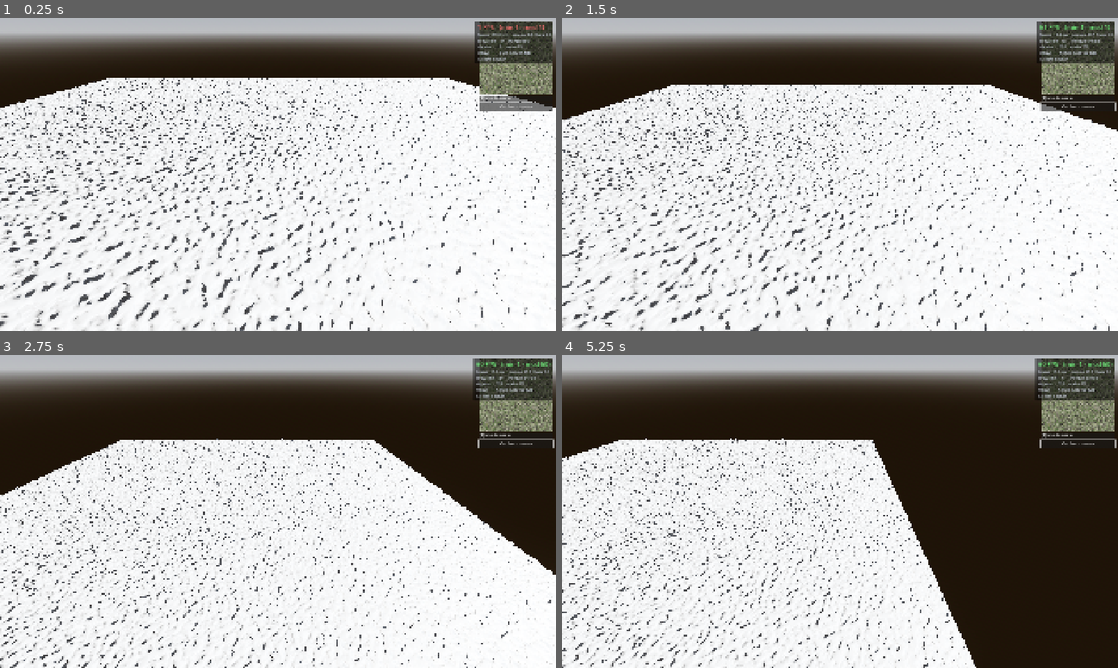
Above: before the commit, frames 1-4 (two rows, left to right).
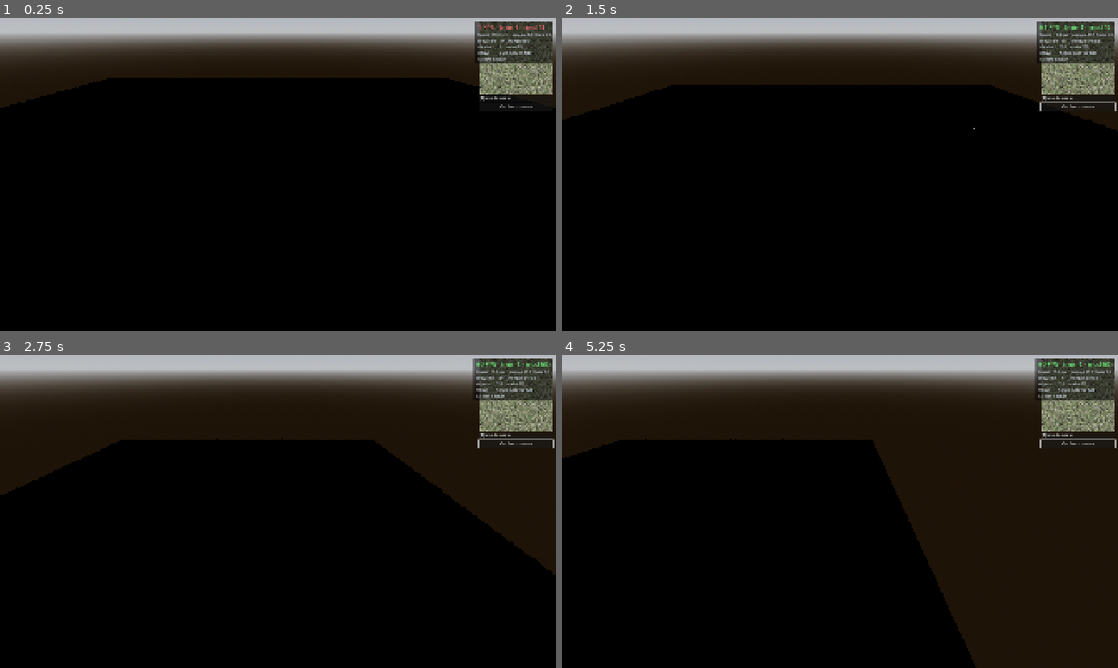
Above: after the commit, the same moments.

Repository: DAMSanti/History-of-Man
Game: Godot game, scene res://scenes/demo_main.tscn
The game is run twice, just before and just after one commit, with the same random seed, the same clock (stepped at 60 frames per second) and the same inputs. This scene is started directly instead of the project's main scene.
Inputs (mouse positions are in pixels of both pictures, inside the frame that each line leads up to):
- Up to frame 1 (0.25 s): no input
- Up to frame 2 (1.5 s): click "Ver la comarca" at 0.5 s; tap Enter at 1.25 s; move the mouse to (962, 158) at 1.27 s; hold D (move_right) from 1.28 s (still down); hold Q from 1.28 s (still down); click (962, 158) at 1.42 s
- Up to frame 3 (2.75 s): tap Space at 1.52 s; release D (move_right) at 2 s; release Q at 2 s; drag from (166, 527) to (250, 574) at 2.02 s
- Up to frame 4 (5.25 s): tap Space at 2.75, 4.25, 4.52 s; move the mouse to (895, 442) at 2.77 s; hold D (move_right) 2.78-3.5 s; hold Shift 2.78-3.5 s; tap Enter at 3.5 s; drag from (812, 574) to (673, 464) at 3.52 s; move the mouse to (1006, 558) at 4.27 s; hold A (move_left) 4.28-5 s; tap 2 at 4.35 s; drag from (673, 464) to (756, 433) at 5.02 s

The runs differ from the first frame. In frame 1, 79% of the frame differs, in the area x 0-100%, y 19-100%; in frame 2, 76%; in frame 3, 64%; in frame 4, 47%.

Commit message:
G3: la pradera deja de ser césped inglés y pasa a estepa fría
La fotogrametría de la biblioteca está hecha en un prado de junio, y esto es
Cantabria hace quince mil años. El Magdaleniense es estepa fría —herbazal seco,
pardo y ralo— y busqué ese material en CC0: no existe. Con «dry grass» y con
«meadow» la API devuelve cero resultados.

Así que la textura pone la ESTRUCTURA —briznas, matas, tierra asomando— y el
color se gradúa por capa: se desatura hacia el gris de la misma luminancia y
después se tinta. Graduar es lo normal en producción; casi nadie usa el color de
un escaneo en crudo. La paleta va en TerrainLayers junto al asset, como dato y
no como números sueltos dentro del shader.

La primera dosis se quedó corta: con `sat` en 0,42 se conserva casi la mitad del
color original y un verde saturado sobrevive de sobra a eso. La pradera está
ahora en 0,22, o sea casi gris antes de tintar, y es el tinte el que pone el
pajizo.

Y antes de tocar la dosis hubo que descartar que el fallo fuese de fontanería:
`set_shader_parameter` sobre un `vec3[]` no protesta si el tipo no encaja, se
queda sin poner y el array vale cero. UniformProbe lo lee de vuelta. Estaba bien
puesto; el problema era la dosis.

Rock030 sustituye a Rock063 para el roquedo: el anterior venía tan cubierto de
musgo que parecía tapia de finca. La caliza cántabra aflora desnuda y gris; el
musgo lo pone el bosque, no la roca.

TeselaProbe fuerza ahora luz de mediodía sin bruma. La partida arranca a las
06:00 y con niebla, y bajo esa luz no se puede juzgar una paleta: todo sale gris
azulado y cualquier graduación parece la misma. Hace falta una luz de
referencia, igual que para medir hace falta una tanda de referencia.

Queda un problema aparte, y anotado en la sonda: las laderas en sombra salen
casi negras. Se probaron y descartaron cuatro causas —`ssao_intensity` en 2,0,
`ambient_light_energy`, `tonemap_white` en 6,0, y que WeatherView estuviese
pisando el entorno, que sólo toca la niebla—. Ninguna abre las sombras. Lo que
queda es que no hay luz de rebote: con SDFGI apagado, una ladera de espaldas al
sol sólo recibe el cielo. Falta una fuente de luz, no sobra un número, y por eso
ningún ajuste lo arregla. Eso contradice lo que este plan daba por supuesto
—que SDFGI «se nota poco»— y hay que medirlo.

Co-Authored-By: Claude Opus 5 <noreply@anthropic.com>

Diff:
--- a/scripts/TerrainLayers.gd
+++ b/scripts/TerrainLayers.gd
@@ -35,33 +35,69 @@
 ## decorativo: fija la densidad de téxeles y por tanto si la textura se lee como
 ## material o como manchurrón. Los cantos van más finos que la pradera porque
 ## un canto rodado mide un palmo y la mata de hierba no.
+##
+## `tint` y `sat` son la GRADUACIÓN de color, y no son un capricho: la
+## fotogrametría de la biblioteca está hecha en un prado inglés de junio, y esto
+## es Cantabria hace quince mil años. El Magdaleniense es estepa fría —herbazal
+## seco, pardo y ralo, con matorral enano— y ese material no existe en CC0: lo
+## busqué y no está. Así que la textura pone la ESTRUCTURA —briznas, matas, tierra
+## asomando— y el color se gradúa aquí.
+##
+## `sat` es cuánto se conserva del color original (1 = tal cual, 0 = gris) y
+## `tint` lo que se multiplica después. Graduar es lo normal en producción: casi
+## nadie usa el color de un escaneo en crudo.
+##
+## Ver SLICE_PALEOLITICO §8: «estepa fría con bosque de refugio en los valles,
+## no el prado y el eucalipto de hoy».
 const CATALOGUE := {
 	Layer.PRADERA: {
+		# El herbazal de estepa: se le quita la mitad del verde y se le empuja a
+		# pardo pajizo. Es la capa que más manda en pantalla y la que más lejos
+		# estaba de la época.
+		# La dosis importa y la primera se quedó corta: con `sat` en 0,42 se
+		# conserva casi la mitad del color original, y un verde saturado
+		# sobrevive de sobra a eso. Para virar de verde a pajizo hay que
+		# desaturar CASI del todo y dejar que el tinte ponga el color.
 		"name": "Pradera", "asset": "Grass007", "tile_m": 4.0,
+		"tint": Color(1.55, 1.32, 0.66), "sat": 0.22,
 	},
 	Layer.BOSQUE: {
+		# El bosque de refugio sí es verde, pero de abedul y pino en valle
+		# encajado: más oscuro y más frío que un prado a pleno sol.
 		"name": "Suelo de bosque", "asset": "Ground037", "tile_m": 4.0,
+		"tint": Color(0.86, 0.92, 0.70), "sat": 0.55,
 	},
 	Layer.ROQUEDO: {
-		"name": "Roquedo calizo", "asset": "Rock063", "tile_m": 6.0,
+		# Rock030 -«cliff, grey, rock, stone, wall»- en vez de Rock063, que
+		# venía tan cubierto de musgo que parecía tapia de finca. La caliza
+		# cántabra aflora desnuda y gris; el musgo lo pone el bosque, no la roca.
+		"name": "Roquedo calizo", "asset": "Rock030", "tile_m": 6.0,
+		"tint": Color(1.02, 1.01, 1.00), "sat": 0.45,
 	},
 	Layer.CANCHAL: {
 		"name": "Canchal", "asset": "Rocks006", "tile_m": 3.0,
+		"tint": Color(1.06, 1.03, 0.99), "sat": 0.55,
 	},
 	Layer.CANTOS: {
+		# Cuarcita rodada: gris pálida y lavada. Si sale parda no se distingue
+		# del cauce, y es la materia prima que hay que ver desde la cámara.
 		"name": "Cantos de río", "asset": "Gravel041", "tile_m": 2.0,
+		"tint": Color(1.04, 1.03, 1.02), "sat": 0.60,
 	},
 	Layer.ARENA: {
 		"name": "Arena", "asset": "Ground095A", "tile_m": 3.0,
+		"tint": Color(1.06, 1.00, 0.90), "sat": 0.70,
 	},
 	Layer.LIMO: {
 		# Ground095C parecía mejor por etiquetas -wet, dark, layered- pero no
 		# existe: da 404. Ground026 es fango liso de arcilla, que es lo que deja
 		# una marisma cuando baja la marea.
 		"name": "Limo de marisma", "asset": "Ground026", "tile_m": 3.5,
+		"tint": Color(0.88, 0.87, 0.84), "sat": 0.55,
 	},
 	Layer.NIEVE: {
 		"name": "Nieve", "asset": "Snow010A", "tile_m": 5.0,
+		"tint": Color(1.00, 1.00, 1.02), "sat": 0.35,
 	},
 }
 
@@ -100,5 +136,22 @@
 	return out
 
 
+## La graduación de color de cada capa, en el orden del array.
+static func tints_in_order() -> PackedVector3Array:
+	var out := PackedVector3Array()
+	for i in range(COUNT):
+		var tint: Color = CATALOGUE[i]["tint"]
+		out.append(Vector3(tint.r, tint.g, tint.b))
+	return out
+
+
+## Cuánto se conserva del color original de cada capa, en el orden del array.
+static func saturations_in_order() -> PackedFloat32Array:
+	var out := PackedFloat32Array()
+	for i in range(COUNT):
+		out.append(CATALOGUE[i]["sat"] as float)
+	return out
+
+
 static func display_name(layer: Layer) -> String:
 	return CATALOGUE[layer]["name"] as String
--- a/scripts/TerrainMaterialManager.gd
+++ b/scripts/TerrainMaterialManager.gd
@@ -54,6 +54,9 @@
 	_material.set_shader_parameter("terrain_normal", _arrays.normal())
 	_material.set_shader_parameter("terrain_orm", _arrays.orm())
 	_material.set_shader_parameter("layer_tile_m", TerrainLayers.tiles_in_order())
+	_material.set_shader_parameter("layer_tint", TerrainLayers.tints_in_order())
+	_material.set_shader_parameter("layer_saturation",
+		TerrainLayers.saturations_in_order())
 
 	print("Terreno: %d capas de %d px" % [_arrays.layers, _arrays.size])
 
--- a/scripts/tests/TeselaProbe.gd
+++ b/scripts/tests/TeselaProbe.gd
@@ -50,6 +50,12 @@
 		print("sin terreno"); quit(); return
 	var material: ShaderMaterial = terrain.get_terrain_material()
 
+	# Luz de mediodía a la fuerza. La partida arranca a las 06:00 y con niebla,
+	# y bajo esa luz no se puede juzgar una PALETA: todo sale gris azulado y
+	# cualquier graduación de color parece la misma. Para calibrar hace falta una
+	# luz de referencia, igual que para medir hace falta una tanda de referencia.
+	_force_noon(demo)
+
 	var home := Vector3(2048.0, 0.0, 2048.0)
 	home.y = terrain.get_height_at(home)
 
@@ -64,6 +70,54 @@
 	print("0 terreno · 1 capa dominante · 2 albedo sin normales")
 	print("en %s" % ProjectSettings.globalize_path("user://"))
 	quit()
+
+
+## Sol alto, luz plena y sin bruma, para juzgar color.
+##
+## Aviso para quien mire estas capturas: las laderas en sombra salen casi
+## NEGRAS, y eso no es la paleta. Se probaron y se descartaron cuatro causas:
+## `ssao_intensity` (estaba en 2,0), `ambient_light_energy`, `tonemap_white`
+## (6,0, que con ACES aplasta) y que WeatherView estuviese pisando el entorno
+## —sólo toca la niebla—. Ninguna de las cuatro abre las sombras.
+##
+## Lo que queda es que NO HAY LUZ DE REBOTE: con SDFGI apagado, una ladera de
+## espaldas al sol sólo recibe el cielo. Es físicamente lo que se ha pedido, y
+## por eso ningún ajuste lo arregla: falta una fuente de luz, no sobra un
+## número. Pendiente de probar con SDFGI encendido.
+func _force_noon(node: Node) -> void:
+	var light := _find_light(node)
+	if light:
+		light.rotation_degrees = Vector3(-62.0, -50.0, 0.0)
+		light.light_energy = 1.15
+	for child in node.get_children():
+		if child is WorldEnvironment:
+			var env: Environment = (child as WorldEnvironment).environment
+			if env:
+				env.volumetric_fog_enabled = false
+				env.fog_enabled = false
+			return
+		_force_noon_env(child)
+
+
+func _force_noon_env(node: Node) -> void:
+	for child in node.get_children():
+		if child is WorldEnvironment:
+			var env: Environment = (child as WorldEnvironment).environment
+			if env:
+				env.volumetric_fog_enabled = false
+				env.fog_enabled = false
+			return
+		_force_noon_env(child)
+
+
+func _find_light(node: Node) -> DirectionalLight3D:
+	for child in node.get_children():
+		if child is DirectionalLight3D:
+			return child as DirectionalLight3D
+		var deeper := _find_light(child)
+		if deeper:
+			return deeper
+	return null
 
 
 func _first(root_node: Node, type_name: String) -> Node:
--- /dev/null
+++ b/scripts/tools/UniformProbe.gd
@@ -0,0 +1,18 @@
+extends SceneTree
+## Que los uniforms de ARRAY lleguen de verdad al material.
+##
+## `set_shader_parameter` sobre un `vec3[]` o un `float[]` no protesta si el
+## tipo no encaja: se queda sin poner y el shader usa el valor por defecto, que
+## para un array sin inicializar es cero. Es un fallo mudo, y la unica forma de
+## descartarlo es leerlo de vuelta.
+
+func _init() -> void:
+	var manager := TerrainMaterialManager.new()
+	var material := manager.create_terrain_material()
+	if material == null:
+		print("sin material"); quit(1); return
+
+	for name: String in ["layer_tile_m", "layer_tint", "layer_saturation"]:
+		var value: Variant = material.get_shader_parameter(name)
+		print("%-18s %s" % [name, "NO PUESTO (null)" if value == null else str(value)])
+	quit()
--- a/shaders/triplanar.gdshader
+++ b/shaders/triplanar.gdshader
@@ -25,6 +25,15 @@
 // escala para las cuatro, que es lo que hacia imposible que un canto rodado y
 // una mata de hierba tuviesen su tamano real a la vez.
 uniform float layer_tile_m[LAYERS];
+
+// Graduacion de color por capa. Ver TerrainLayers.CATALOGUE para el porque de
+// cada numero: en corto, la fotogrametria de la biblioteca esta hecha en un
+// prado ingles de junio y esto es una estepa fria de hace quince mil anos, y
+// ese material no existe en CC0. La textura pone la estructura y el color se
+// gradua.
+uniform vec3 layer_tint[LAYERS];
+// Cuanto se conserva del color original: 1 tal cual, 0 gris.
+uniform float layer_saturation[LAYERS];
 uniform float blend_sharpness : hint_range(0.1, 10.0) = 2.0;
 uniform float triplanar_sharpness : hint_range(0.1, 10.0) = 3.0;
 
@@ -319,6 +328,13 @@
 	return mix(mix(a, b, f.x), mix(c, d, f.x), f.y);
 }
 
+// Desatura hacia el gris de misma luminancia y despues tinta. En ese orden: al
+// reves, el tinte se diluiria justo en las capas que mas hay que corregir.
+vec3 grade(vec3 c, int layer) {
+	float lum = dot(c, vec3(0.299, 0.587, 0.114));
+	return mix(vec3(lum), c, layer_saturation[layer]) * layer_tint[layer];
+}
+
 // Un color por capa, para la vista de diagnostico
 vec3 layer_color(int i) {
 	if (i == 0) { return vec3(0.35, 0.70, 0.20); }  // pradera
@@ -515,8 +531,8 @@
 	float tile0 = layer_tile_m[i0];
 	float tile1 = layer_tile_m[i1];
 
-	vec3 final_color = triplanar_texture(terrain_albedo, layer0, tile0,
-		tex_position, dpdx, dpdy, triplanar_weights).rgb * w0;
+	vec3 final_color = grade(triplanar_texture(terrain_albedo, layer0, tile0,
+		tex_position, dpdx, dpdy, triplanar_weights).rgb, i0) * w0;
 	vec3 final_normal = vec3(0.0);
 	if (use_normal_maps) {
 		final_normal = triplanar_normal(terrain_normal, layer0, tile0,
@@ -538,8 +554,8 @@
 	// distingue de no estar, y saltarsela ahorra la mitad de los muestreos en
 	// todo lo que no es transicion, que es la mayor parte del mapa.
 	if (w1 > 0.02) {
-		final_color += triplanar_texture(terrain_albedo, layer1, tile1,
-			tex_position, dpdx, dpdy, triplanar_weights).rgb * w1;
+		final_color += grade(triplanar_texture(terrain_albedo, layer1, tile1,
+			tex_position, dpdx, dpdy, triplanar_weights).rgb, i1) * w1;
 		if (use_normal_maps) {
 			final_normal += triplanar_normal(terrain_normal, layer1, tile1,
 				tex_position, dpdx, dpdy, triplanar_weights) * w1;
@@ -570,8 +586,8 @@
 	// grande es clara y oscurece donde es oscura, que es lo que hace que unas
 	// manchas se lean mas secas y otras mas verdes sin cambiar el brillo medio.
 	if (macro_break > 0.001) {
-		vec3 wide = uniplanar_albedo(layer0, tile0 * macro_break_factor,
-			tex_position, dpdx, dpdy, triplanar_weights).rgb;
+		vec3 wide = grade(uniplanar_albedo(layer0, tile0 * macro_break_factor,
+			tex_position, dpdx, dpdy, triplanar_weights).rgb, i0);
 		vec3 overlay = mix(2.0 * final_color * wide,
 			1.0 - 2.0 * (1.0 - final_color) * (1.0 - wide),
 			step(vec3(0.5), final_color));
